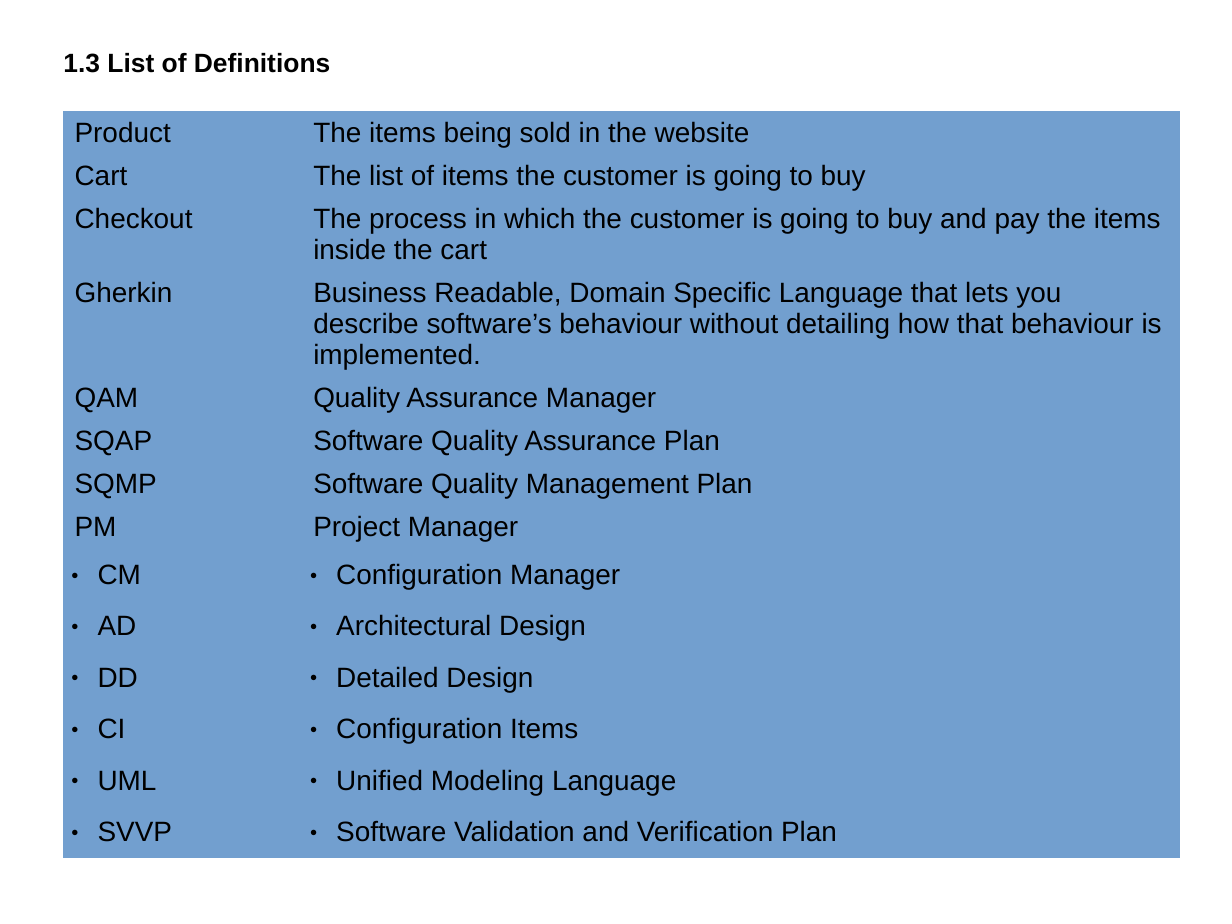
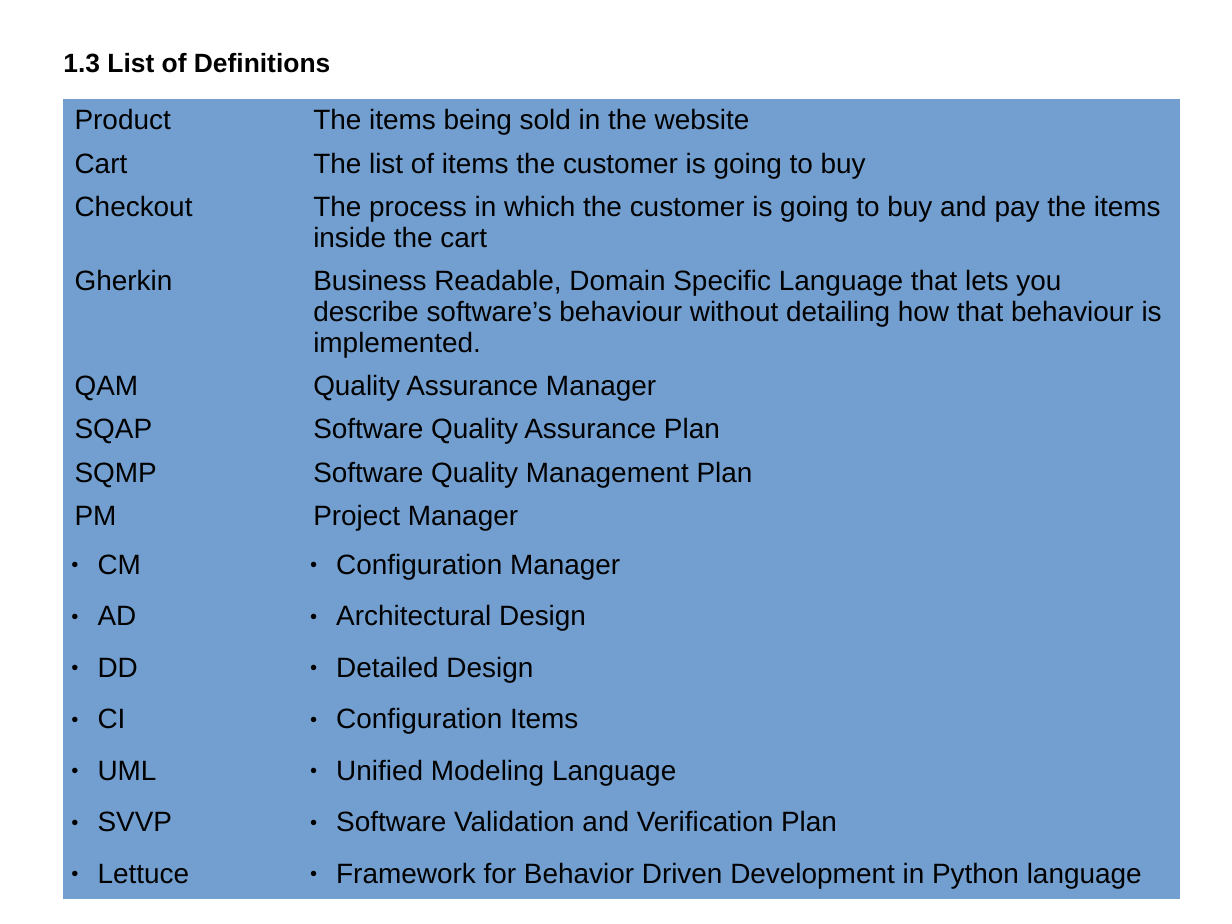
Before and after one commit to catherinemaglasang/e-store-by-scorpio, a slide deck: slide 9 of Presentation/SQAP.odp. Drawn at 1232x924 pixels with LibreOffice and Linux fonts; fonts in the diff are those of the drawing. Boxes give left, top, right and bottom in pixels: in the first picture for what was removed or moved away, otherwise in the second. Text is boxed around its words. In the diff, an @@ line names an element or a change of style, - is before the commit and + after.

```diff
--- a/Presentation/SQAP.odp
+++ b/Presentation/SQAP.odp
@@ table at (64,98,1182,899) @@
+row 15: Lettuce | Framework for Behavior Driven Development in Python language
@@ table: place and size @@
-table at (64,112,1182,859)
+table at (64,98,1182,899)
```
Also in this commit, not shown: 3 other slides changed, 2 slides added.
